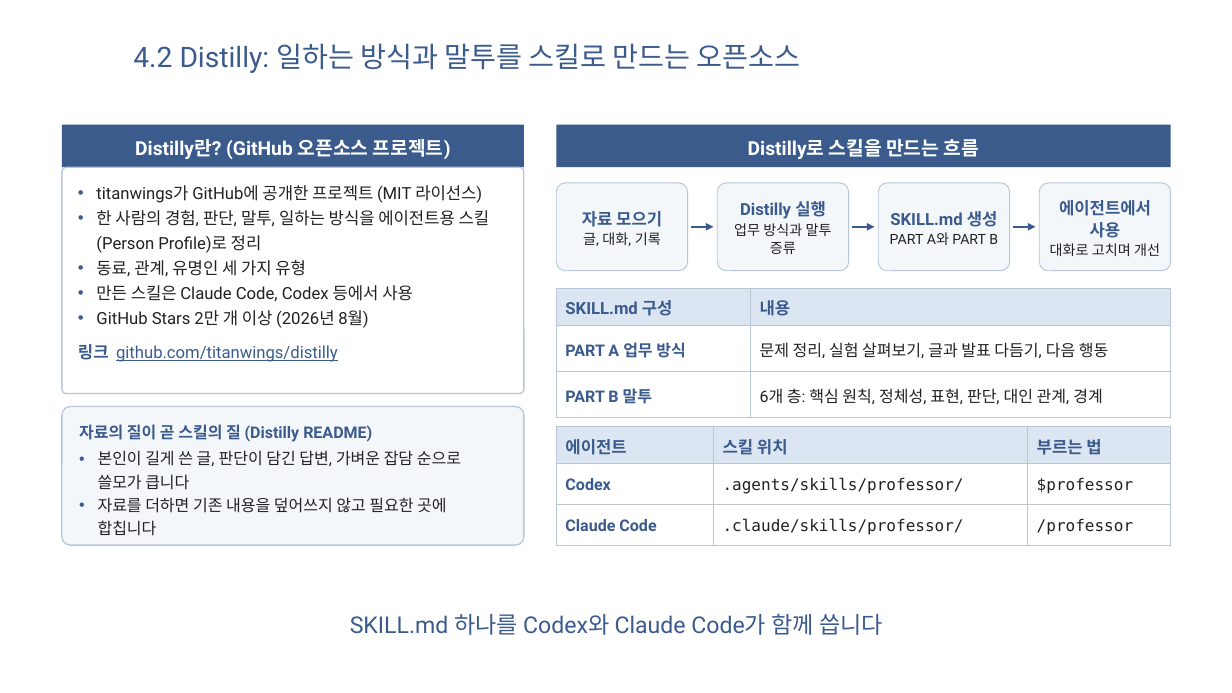
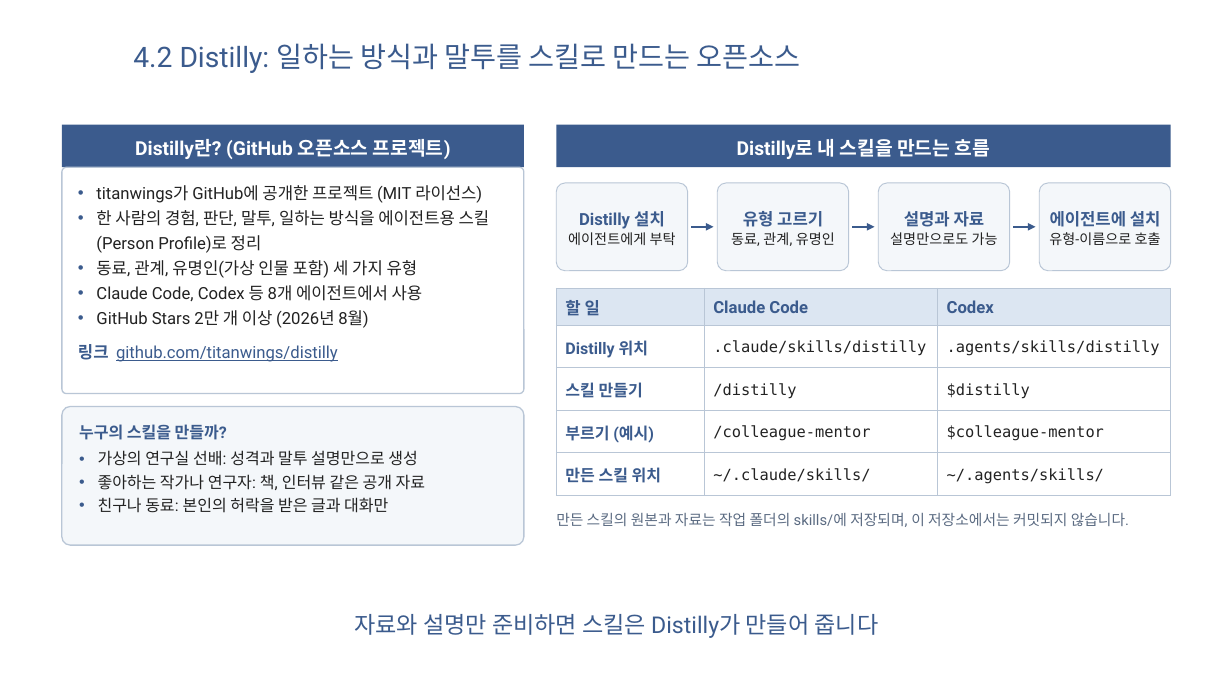
Before and after one commit to jumincho/AI-JBNU-2026, a slide deck: slide 53 of AI-JBNU-2026-jumincho.pptx. Drawn at 1232x693 pixels with LibreOffice and Linux fonts; fonts in the diff are those of the drawing; background and template pictures are left out. Boxes give left, top, right and bottom in pixels: in the first picture for what was removed or moved away, otherwise in the second. Text is boxed around its words. In the diff, an @@ line names an element or a change of style, - is before the commit and + after.

```diff
--- a/AI-JBNU-2026-jumincho.pptx
+++ b/AI-JBNU-2026-jumincho.pptx
@@ text in rectangle at (737, 139, 990, 159): text changed @@
-Distilly로 스킬을 만드는 흐름
+Distilly로 내 스킬을 만드는 흐름
@@ text in rounded rectangle at (568, 211, 676, 245): text changed; size 11 to 13 pt; text colour #222222 to #3B5B8D; bold on @@
-자료 모으기
-글, 대화, 기록
+Distilly 설치
+에이전트에게 부탁
@@ text in rounded rectangle at (731, 211, 835, 246): text changed; size 13 to 11 pt; text colour #3B5B8D to #222222; bold off @@
-Distilly 실행
-업무 방식과 말투 증류
+유형 고르기
+동료, 관계, 유명인
@@ text in rounded rectangle at (890, 211, 998, 245): text changed @@
-SKILL.md 생성
-PART A와 PART B
+설명과 자료
+설명만으로도 가능
@@ text in rounded rectangle at (1049, 211, 1161, 245): text changed; size 13 to 11 pt; text colour #3B5B8D to #222222; bold off @@
-에이전트에서 사용
-대화로 고치며 개선
+에이전트에 설치
+유형-이름으로 호출
@@ text in rounded rectangle at (96, 260, 423, 301): text changed @@
-• 동료, 관계, 유명인 세 가지 유형
-• 만든 스킬은 Claude Code, Codex 등에서 사용
+• 동료, 관계, 유명인(가상 인물 포함) 세 가지 유형
+• Claude Code, Codex 등 8개 에이전트에서 사용
@@ table at (556, 288, 1170, 495) @@
-SKILL.md 구성 | 내용
-PART A 업무 방식 | 문제 정리, 실험 살펴보기, 글과 발표 다듬기, 다음 행동
-PART B 말투 | 6개 층: 핵심 원칙, 정체성, 표현, 판단, 대인 관계, 경계
+할 일 | Claude Code | Codex
+Distilly 위치 | .claude/skills/distilly | .agents/skills/distilly
+스킬 만들기 | /distilly | $distilly
+부르기 (예시) | /colleague-mentor | $colleague-mentor
+만든 스킬 위치 | ~/.claude/skills/ | ~/.agents/skills/
@@ text in rounded rectangle at (79, 424, 425, 513): text changed @@
-자료의 질이 곧 스킬의 질 (Distilly README)
-• 본인이 길게 쓴 글, 판단이 담긴 답변, 가벼운 잡담 순으로 쓸모가 큽니다
-• 자료를 더하면 기존 내용을 덮어쓰지 않고 필요한 곳에 합칩니다
+누구의 스킬을 만들까?
+• 가상의 연구실 선배: 성격과 말투 설명만으로 생성
+• 좋아하는 작가나 연구자: 책, 인터뷰 같은 공개 자료
+• 친구나 동료: 본인의 허락을 받은 글과 대화만
@@ table removed at (556, 427, 1171, 545), 3 rows, 3 columns @@
-에이전트 | 스킬 위치 | 부르는 법
-Codex | .agents/skills/professor/ | $professor
-Claude Code | .claude/skills/professor/ | /professor
@@ text added at (556, 513, 1129, 527), 11.5 pt, text #5B6B82 @@
+만든 스킬의 원본과 자료는 작업 폴더의 skills/에 저장되며, 이 저장소에서는 커밋되지 않습니다.
@@ text at (354, 614, 879, 638): text changed @@
-SKILL.md 하나를 Codex와 Claude Code가 함께 씁니다
+자료와 설명만 준비하면 스킬은 Distilly가 만들어 줍니다
```
Also in this commit, not shown: 7 other slides changed, 6 other files.
